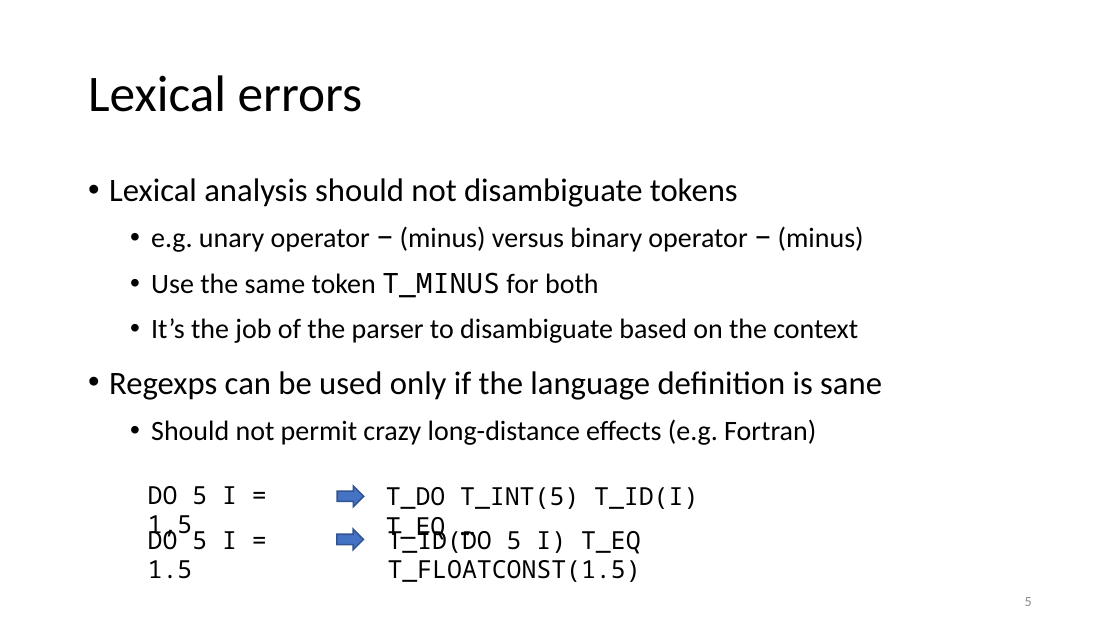
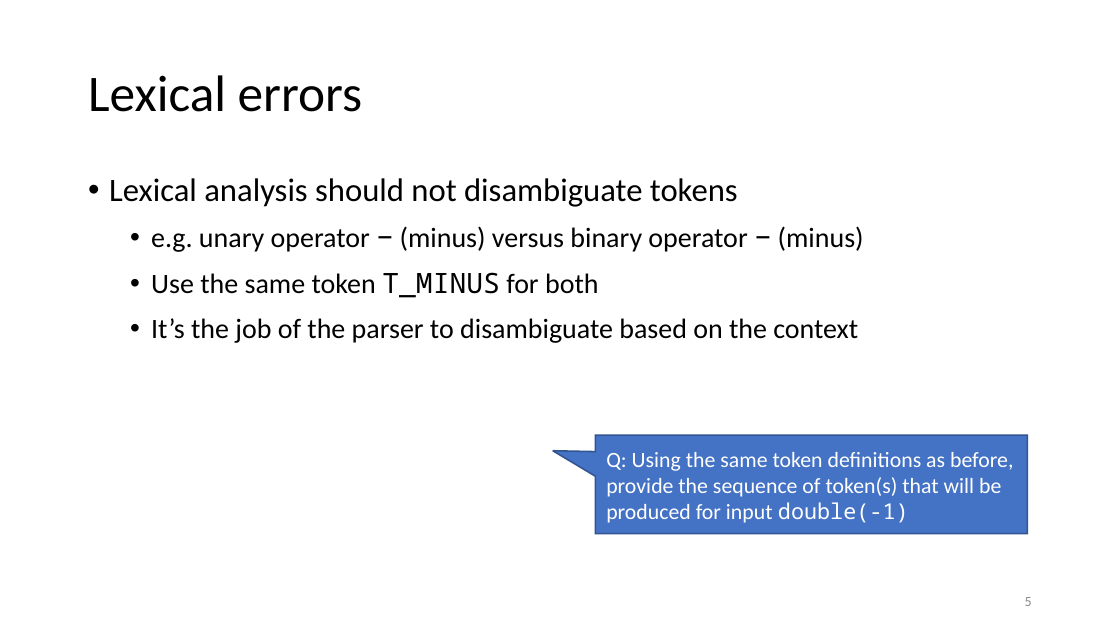
Before and after one commit to anoopsarkar/compilers-class, a slide deck: slide 5 of assets/ppt/lex/lex1-regexp-intro.pptx. Drawn at 1120x630 pixels with LibreOffice and Linux fonts; fonts in the diff are those of the drawing. Boxes give left, top, right and bottom in pixels: in the first picture for what was removed or moved away, otherwise in the second. Text is boxed around its words. In the diff, an @@ line names an element or a change of style, - is before the commit and + after.

```diff
--- a/assets/ppt/lex/lex1-regexp-intro.pptx
+++ b/assets/ppt/lex/lex1-regexp-intro.pptx
@@ text at box(109, 371, 882, 445): paragraphs removed @@
-• Regexps can be used only if the language definition is sane
-  • Should not permit crazy long-distance effects (e.g. Fortran)
@@ speech box added at box(595, 436, 1027, 534), fill #4472C4, outline #325491 1 pt, 14 pt, text #FFFFFF @@
+Q: Using the same token definitions as before, provide the sequence of token(s) that will be produced for input double(-1)
@@ group removed at box(148, 486, 698, 582): 4 texts, 2 right arrows @@
-DO 5 I = 1,5
-T_DO T_INT(5) T_ID(I) T_EQ …
-DO 5 I = 1.5
-T_ID(DO 5 I) T_EQ T_FLOATCONST(1.5)
```
Also in this commit, not shown: 5 other slides changed, 2 slides added, 3 other files.
